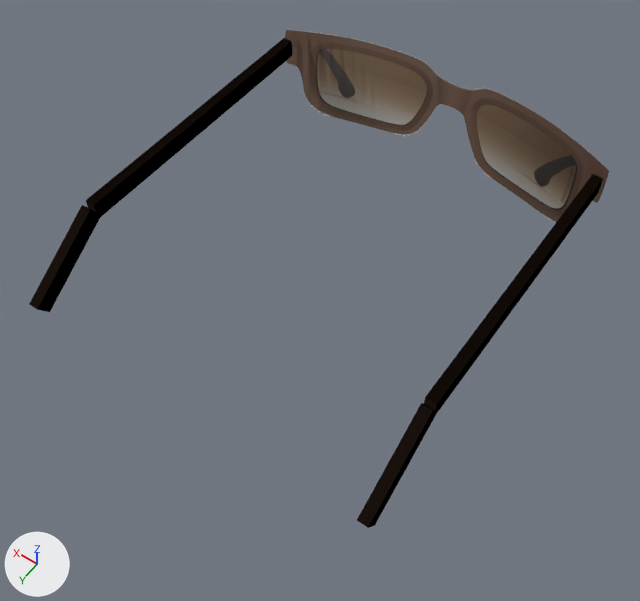
The glTF model public/ar/3d/002050A3590386F.glb, before and after one commit.
Both versions are drawn from a 50 mm camera at (-0.12, 0.259, 0.237) aimed at (-0.003, 0.095, -0.022). The axes (+X, +Y, +Z) are drawn at lower left. The lights are the same throughout. The picture after the commit comes second. Vertices at exactly the same position are counted once.

Objects in the first picture: 'anteojo'.
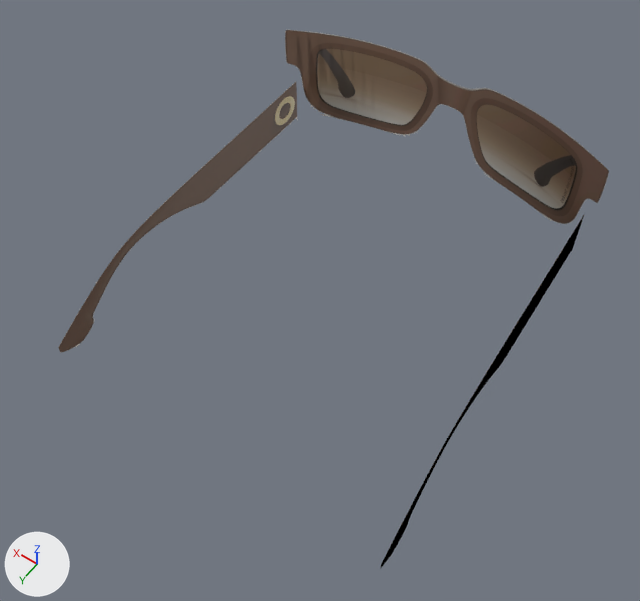
Location of each change, [x1, y1, x2, y2] in pixels of the pictures (640 x 601 px):
'anteojo', reshaped (8% taller)
    before: [29, 30, 609, 528]
    after: [58, 30, 609, 569]
part 1 of me_mesh_0, added
    after: [380, 215, 584, 569]
part 2 of me_mesh_0, added
    after: [58, 82, 297, 353]
part 3 of me_mesh_0, deleted
    before: [29, 205, 100, 312]
part 4 of me_mesh_0, deleted
    before: [424, 174, 603, 415]
part 5 of me_mesh_0, deleted
    before: [86, 38, 292, 219]
part 6 of me_mesh_0, deleted
    before: [357, 403, 436, 528]

Diff of the bpy script that builds the scene:
```diff
--- a/public/ar/3d/002050A3590386F.glb.py
+++ b/public/ar/3d/002050A3590386F.glb.py
@@ img_image_1 @@
+img_image_1 = load_image('Image_1', '_unpacked/Image_1', 869, 256, 'sRGB')
@@ mat_patilla_foto @@
+mat_patilla_foto = bpy.data.materials.new('patilla-foto')
+# uses the picture img_image_1
@@ me_mesh_0 @@
 # used by ob_anteojo; location = (0.0, 0.0, 0.0)
-me_mesh_0.from_pydata(...)  # 98 vertices, 112 faces; spans x -0.071..0.071, y 0.0..0.165, z -0.021..0.021
+me_mesh_0.from_pydata(...)  # 102 vertices, 96 faces; spans x -0.073..0.073, y 0.0..0.159, z -0.047..0.021
+# me_mesh_0 part 1: a new loose piece of 18 vertices spanning x -0.073..-0.067, y 0.014..0.159, z -0.047..-0.005, in mat_patilla_foto
+# me_mesh_0 part 2: a new loose piece of 18 vertices spanning x 0.067..0.073, y 0.014..0.159, z -0.047..-0.005, in mat_patilla_foto
+# me_mesh_0 part 3: the loose piece of 8 vertices spanning x 0.066..0.07, y 0.129..0.165, z -0.01..0.017 is deleted
+# me_mesh_0 part 4: the loose piece of 8 vertices spanning x -0.07..-0.066, y 0.018..0.131, z 0.011..0.018 is deleted
+# me_mesh_0 part 5: the loose piece of 8 vertices spanning x 0.066..0.07, y 0.018..0.131, z 0.011..0.018 is deleted
+# me_mesh_0 part 6: the loose piece of 8 vertices spanning x -0.07..-0.066, y 0.129..0.165, z -0.01..0.017 is deleted
 me_mesh_0.materials.append(mat_frente)
-me_mesh_0.materials.append(mat_patillas)  # brown #836757
+me_mesh_0.materials.append(mat_patilla_foto)
```
